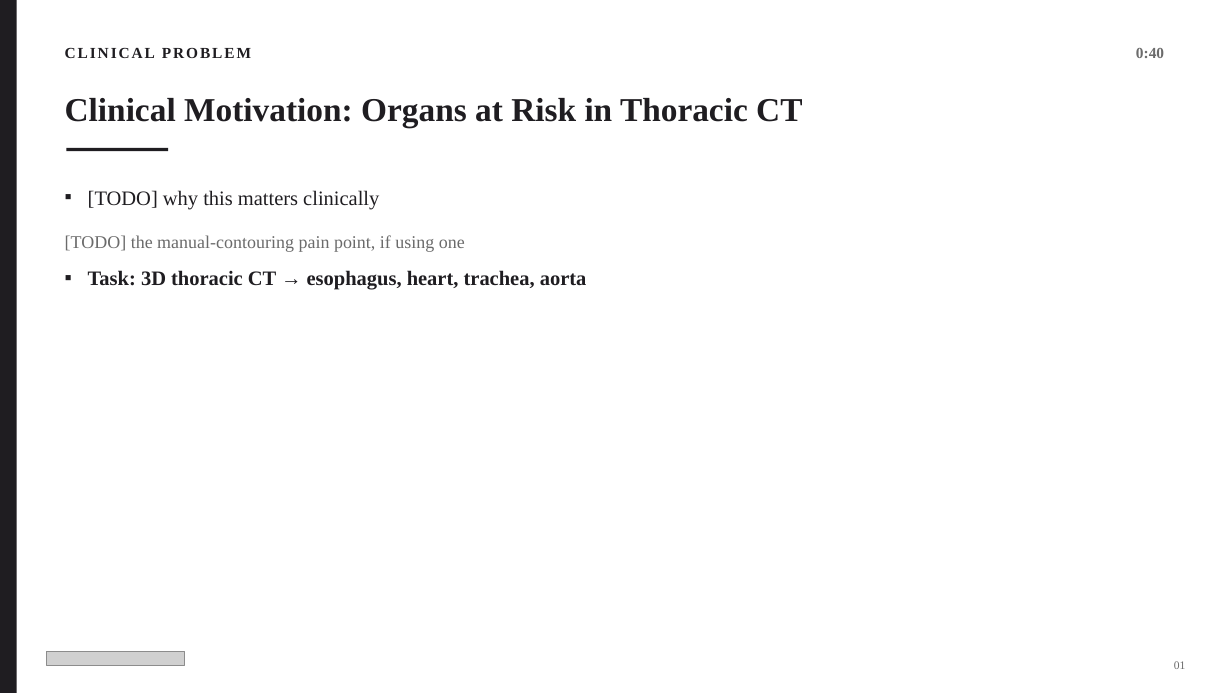
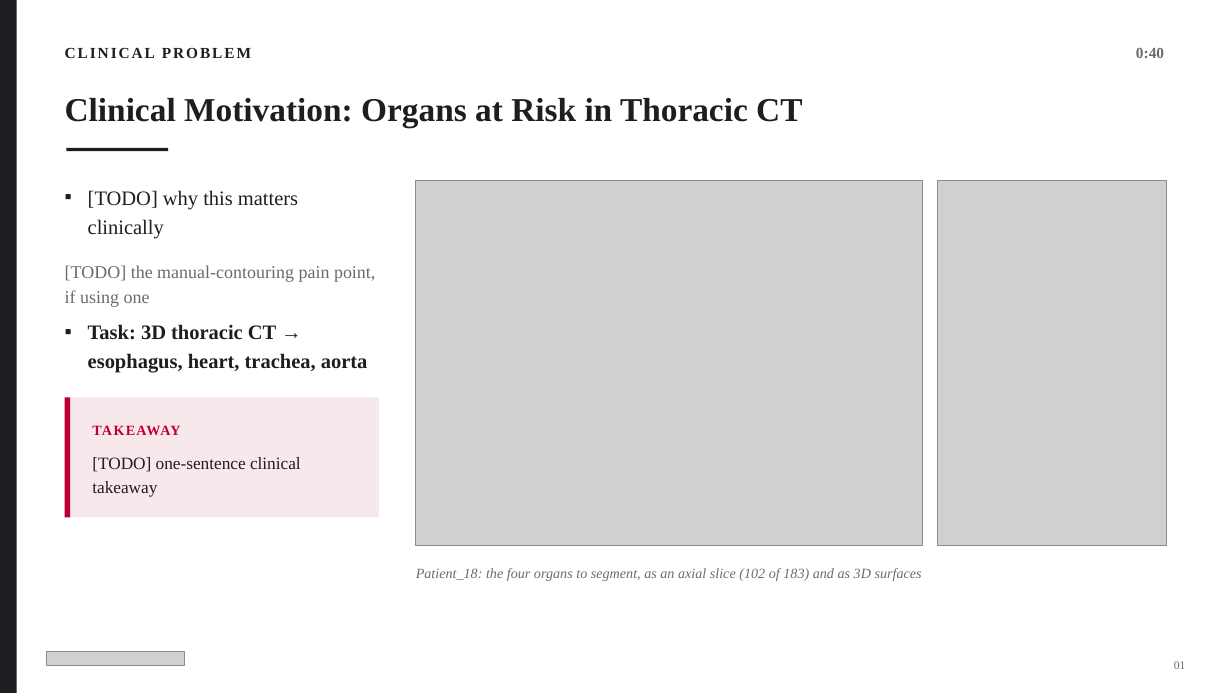
Before and after one commit to HKervadec/ai4mi_project, a slide deck: slide 2 of deck/midproject_outline.pptx. Drawn at 1232x693 pixels with LibreOffice and Linux fonts; fonts in the diff are those of the drawing; grey boxes stand for pictures. Boxes give left, top, right and bottom in pixels: in the first picture for what was removed or moved away, otherwise in the second. Text is boxed around its words. In the diff, an @@ line names an element or a change of style, - is before the commit and + after.

Commit message:
Update mid-project deck: label-correction before/after, 2D/3D examples on clinical slide, takeaway box

```diff
--- a/deck/midproject_outline.pptx
+++ b/deck/midproject_outline.pptx
@@ text "[TODO] why this matters clinically" rewrapped from bbox=[65, 190, 587, 290] to bbox=[65, 190, 375, 373] @@
@@ picture added at bbox=[416, 180, 922, 546] @@
@@ picture added at bbox=[938, 180, 1167, 546] @@
@@ rectangle added at bbox=[65, 397, 379, 518], fill #F7E8EC @@
@@ rectangle added at bbox=[65, 397, 70, 518], fill #BC0031 @@
@@ text added at bbox=[92, 425, 180, 435], 11 pt, text #BC0031, bold @@
+TAKEAWAY
@@ text added at bbox=[92, 457, 301, 497], 13.5 pt, text #1F1D21 @@
+[TODO] one-sentence clinical takeaway
@@ text added at bbox=[416, 568, 922, 581], 11 pt, text #6B6B6B, italic @@
+Patient_18: the four organs to segment, as an axial slice (102 of 183) and as 3D surfaces
```
Also in this commit, not shown: 1 other slide changed.
